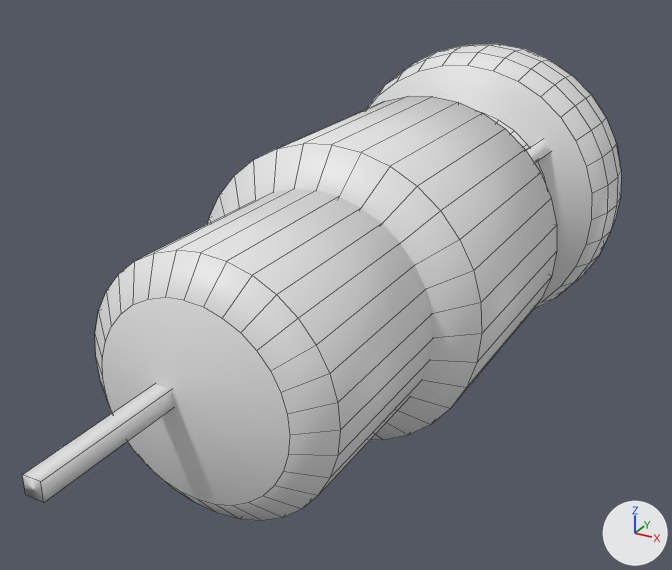
Before and after pictures for a commit that changed the Blender file Assets/Resources/Model/Ship.blend.
One viewpoint serves both versions: a camera (50 mm lens) standing at (7.43, -16.79, 6.85) and looking at (-1.3, -0.92, -1.08). Lighting does not change. The marker at lower right points along +X, +Y and +Z. Mesh edges are drawn as thin lines.

Objects in the first picture: 'Antenna', 'Crew', 'Engine2', 'Fuel'.
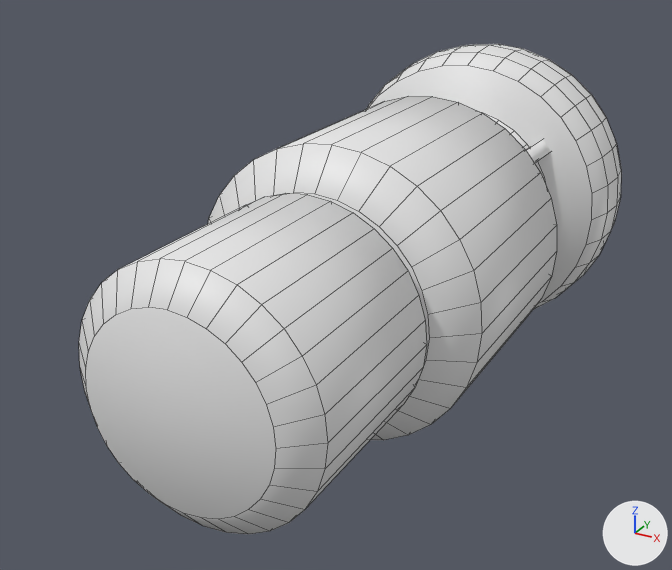
Changed parts and their boxes (x1, y1, x2, y2) in the pictures (672 x 570 px):
'Crew', moved: before (95, 189, 433, 521); after (79, 193, 427, 534)
'Antenna', deleted: before (22, 384, 173, 503)

What the commit changed:
Object 'Crew' (ob_crew) moves from (0.0, -5.56, -0.13) to (0.0, -5.93, -0.13).
Object 'Antenna' (ob_antenna) is deleted.
